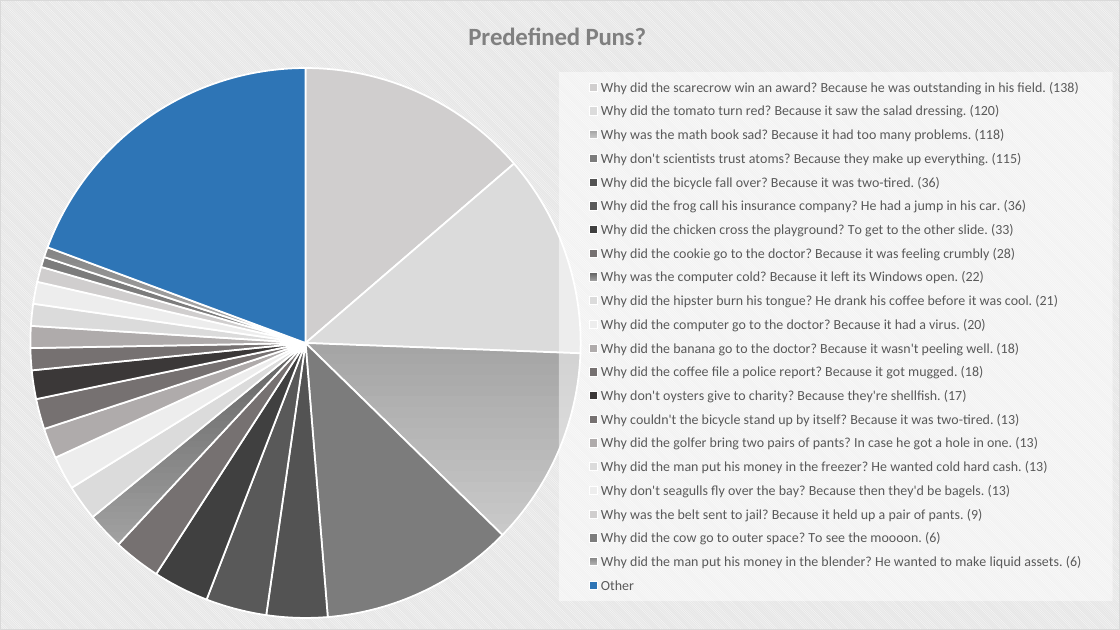
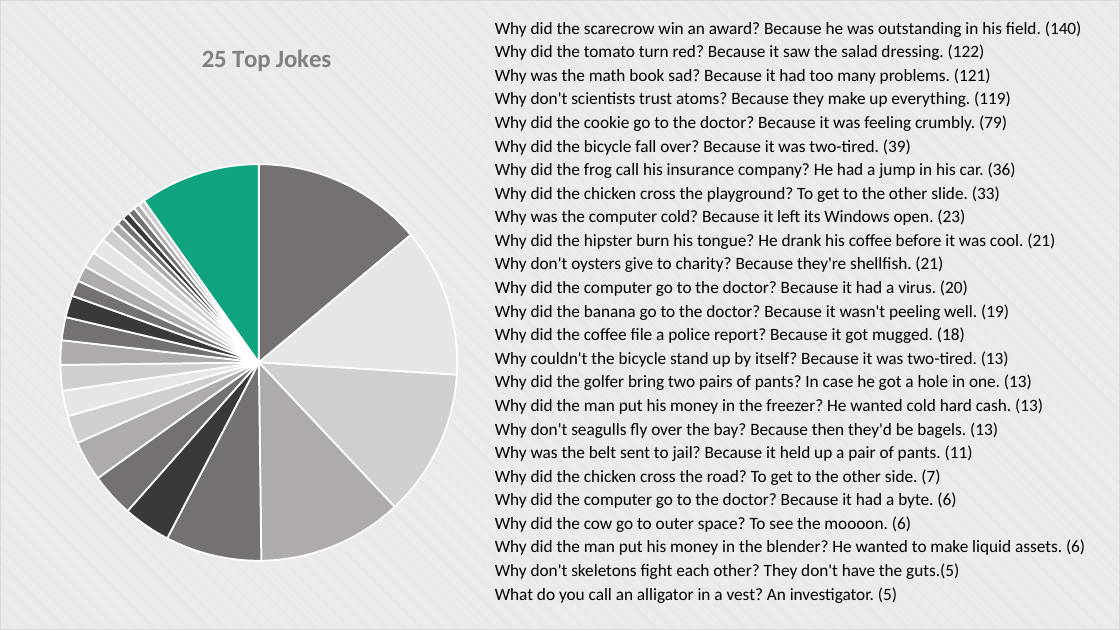
Before and after one commit to sciphie/JokeGPT, a slide deck: slide 7 of ChatGPT is fun –.pptm (slide 10 before the commit). Drawn at 1120x630 pixels with LibreOffice and Linux fonts; fonts in the diff are those of the drawing. Boxes give left, top, right and bottom in pixels: in the first picture for what was removed or moved away, otherwise in the second. Text is boxed around its words. In the diff, an @@ line names an element or a change of style, - is before the commit and + after.

```diff
--- a/ChatGPT is fun –.pptm
+++ b/ChatGPT is fun –.pptm
@@ pie chart at [0, 0, 1120, 630] @@
@@ title "Predefined Puns?  " to "25 Top Jokes  " @@
-categories: Why did the scarecrow win an award? Because he was outstanding in his field. (138), Why did the tomato turn red? Because it saw the salad dressing. (120), Why was the math book sad? Because it had too many problems. (118), Why don't scientists trust atoms? Because they make up everything. (115), Why did the bicycle fall over? Because it was two-tired. (36), Why did the frog call his insurance company? He had a jump in his car. (36), Why did the chicken cross the playground? To get to the other slide. (33), Why did the cookie go to the doctor? Because it was feeling crumbly (28), Why was the computer cold? Because it left its Windows open. (22), Why did the hipster burn his tongue? He drank his coffee before it was cool. (21), Why did the computer go to the doctor? Because it had a virus. (20), Why did the banana go to the doctor? Because it wasn't peeling well. (18), Why did the coffee file a police report? Because it got mugged. (18), Why don't oysters give to charity? Because they're shellfish. (17), Why couldn't the bicycle stand up by itself? Because it was two-tired. (13), Why did the golfer bring two pairs of pants? In case he got a hole in one. (13), Why did the man put his money in the freezer? He wanted cold hard cash. (13), Why don't seagulls fly over the bay? Because then they'd be bagels. (13), Why was the belt sent to jail? Because it held up a pair of pants. (9), Why did the cow go to outer space? To see the moooon. (6), Why did the man put his money in the blender? He wanted to make liquid assets. (6), Other
+categories: 1, 2, 3, 4, 5, 6, 7, 8, 9, 10, 11, 12, 13, 14, 15, 16, 17, 18, 19, 20, 21, 22, 23, 24, 25, 26
-Series 1: 14, 12, 12, 11, 4, 4, 3, 3, 2, 2, 2, 2, 2, 2, 1, 1, 1, 1, 1, 1, 1, 19
+Series 1: 14, 12, 12, 12, 8, 4, 4, 3, 2, 2, 2, 2, 2, 2, 1, 1, 1, 1, 1, 1, 1, 1, 1, 0, 0, 10
@@ legend changed @@
@@ plot area changed @@
@@ text added at [495, 21, 1085, 603], 14.8 pt, text #000000 @@
+Why did the scarecrow win an award? Because he was outstanding in his field. (140)
+Why did the tomato turn red? Because it saw the salad dressing. (122)
+Why was the math book sad? Because it had too many problems. (121)
+Why don't scientists trust atoms? Because they make up everything. (119)
+Why did the cookie go to the doctor? Because it was feeling crumbly. (79)
+Why did the bicycle fall over? Because it was two-tired. (39)
+Why did the frog call his insurance company? He had a jump in his car. (36)
+Why did the chicken cross the playground? To get to the other slide. (33)
+Why was the computer cold? Because it left its Windows open. (23)
+Why did the hipster burn his tongue? He drank his coffee before it was cool. (21)
+Why don't oysters give to charity? Because they're shellfish. (21)
+Why did the computer go to the doctor? Because it had a virus. (20)
+Why did the banana go to the doctor? Because it wasn't peeling well. (19)
+Why did the coffee file a police report? Because it got mugged. (18)
+Why couldn't the bicycle stand up by itself? Because it was two-tired. (13)
+Why did the golfer bring two pairs of pants? In case he got a hole in one. (13)
+Why did the man put his money in the freezer? He wanted cold hard cash. (13)
+Why don't seagulls fly over the bay? Because then they'd be bagels. (13)
+Why was the belt sent to jail? Because it held up a pair of pants. (11)
+Why did the chicken cross the road? To get to the other side. (7)
+Why did the computer go to the doctor? Because it had a byte. (6)
+Why did the cow go to outer space? To see the moooon. (6)
+Why did the man put his money in the blender? He wanted to make liquid assets. (6)
+Why don't skeletons fight each other? They don't have the guts.(5)
+What do you call an alligator in a vest? An investigator. (5)
@@ title removed at [33, 69, 397, 101] @@
-Predefined Puns?
```
Also in this commit, not shown: 12 other slides changed, 4 slides added, 4 slides removed, 4 other files.
